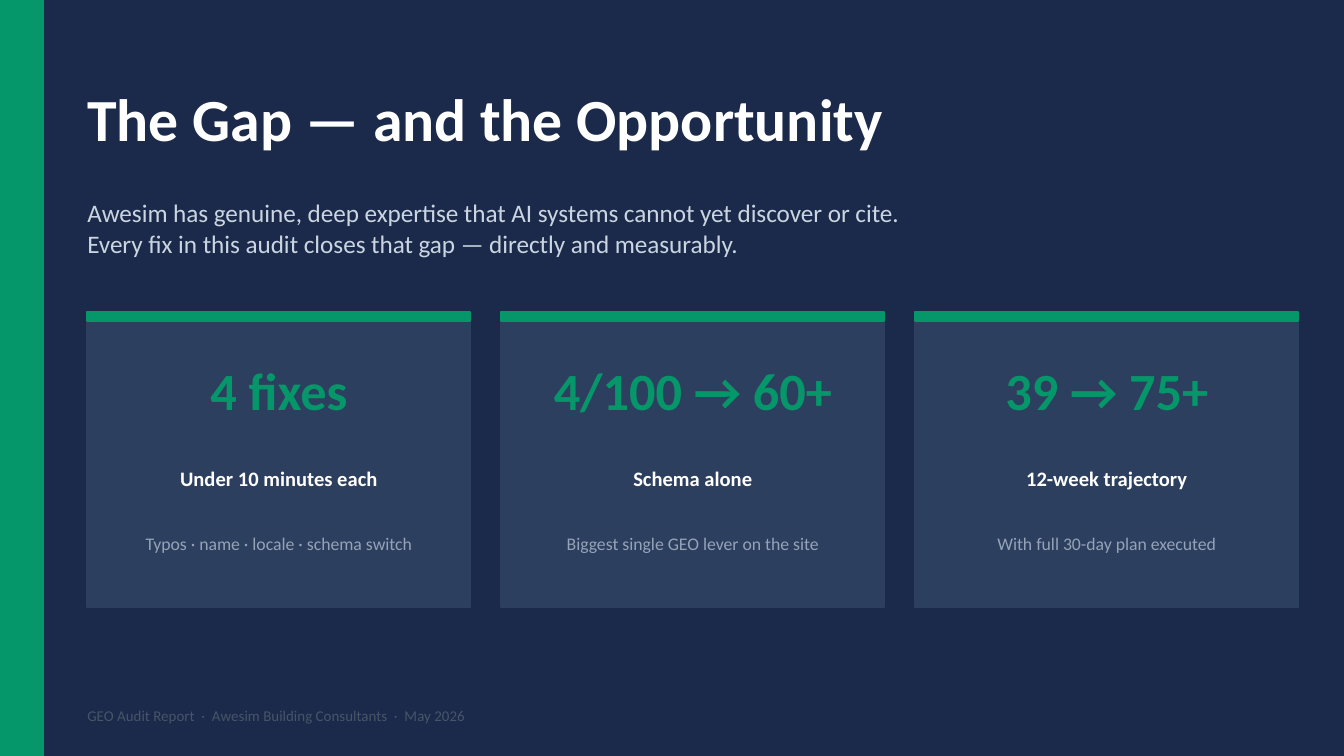
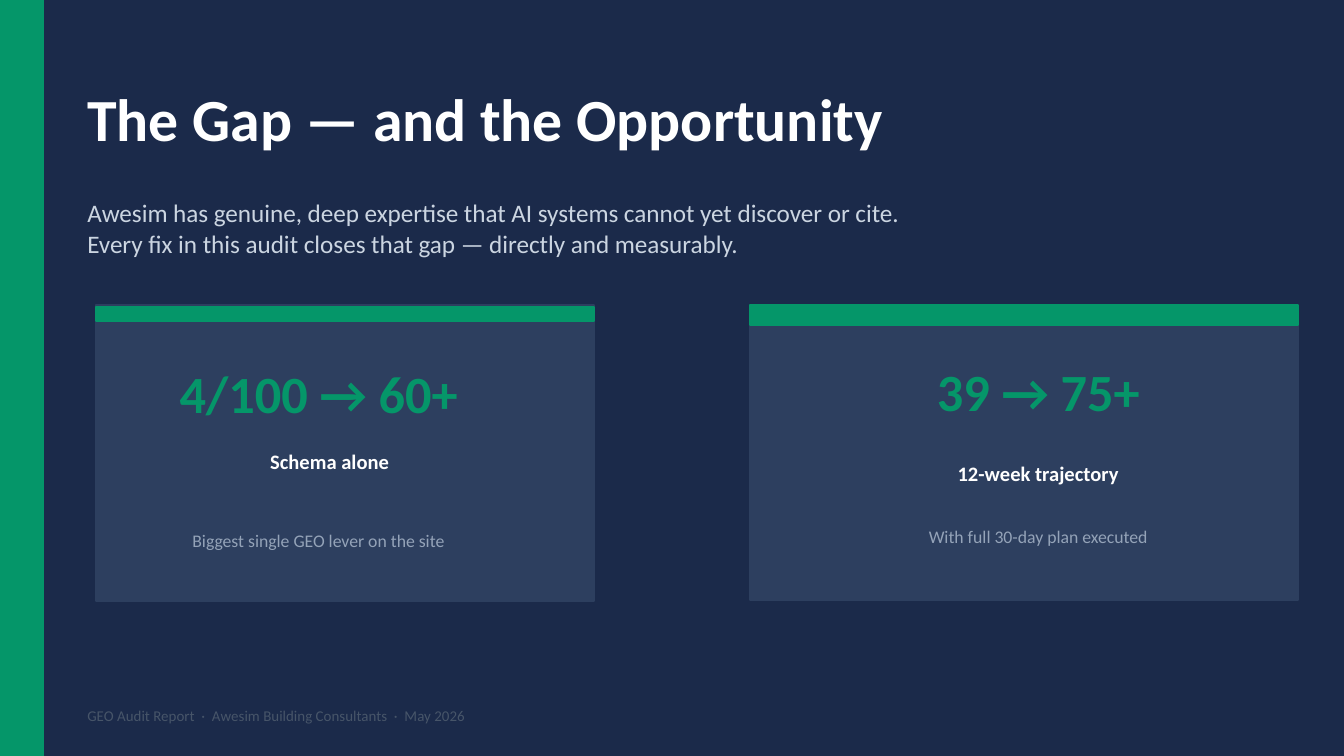
Before and after one commit to hsim334/GEO-clean, a slide deck: slide 10 of awesim-geo-audit.pptx. Drawn at 1344x756 pixels with LibreOffice and Linux fonts; fonts in the diff are those of the drawing. Boxes give left, top, right and bottom in pixels: in the first picture for what was removed or moved away, otherwise in the second. Text is boxed around its words. In the diff, an @@ line names an element or a change of style, - is before the commit and + after.

```diff
--- a/awesim-geo-audit.pptx
+++ b/awesim-geo-audit.pptx
@@ rectangle removed at [87, 312, 470, 607] @@
@@ rectangle removed at [87, 312, 470, 321] @@
@@ rectangle: place and size @@
-rectangle at [501, 312, 884, 607]
+rectangle at [95, 305, 594, 601]
@@ rectangle: place and size @@
-rectangle at [501, 312, 884, 321]
+rectangle at [95, 308, 594, 321]
@@ text "4/100 → 60+": place and size @@
-text "4/100 → 60+" at [554, 373, 832, 412]
+text "4/100 → 60+" at [180, 376, 458, 415]
@@ rectangle: place and size @@
-rectangle at [915, 312, 1298, 607]
+rectangle at [750, 308, 1298, 599]
@@ rectangle: place and size @@
-rectangle at [915, 312, 1298, 321]
+rectangle at [750, 305, 1298, 325]
@@ text "39 → 75+": place and size @@
-text "39 → 75+" at [1005, 376, 1208, 410]
+text "39 → 75+" at [937, 377, 1140, 411]
@@ text removed at [210, 373, 348, 410] @@
-4 fixes
@@ text "Schema alone": place and size @@
-text "Schema alone" at [633, 471, 752, 486]
+text "Schema alone" at [270, 454, 389, 469]
@@ text "12-week trajectory": place and size @@
-text "12-week trajectory" at [1026, 471, 1187, 490]
+text "12-week trajectory" at [958, 466, 1118, 485]
@@ text removed at [180, 471, 377, 486] @@
-Under 10 minutes each
@@ text "Biggest single GEO lever on ...": place and size @@
-text "Biggest single GEO lever on ..." at [567, 538, 819, 553]
+text "Biggest single GEO lever on ..." at [192, 535, 445, 550]
@@ text "With full 30-day plan executed": place and size @@
-text "With full 30-day plan executed" at [997, 538, 1216, 553]
+text "With full 30-day plan executed" at [929, 531, 1147, 546]
@@ text removed at [146, 538, 412, 553] @@
-Typos · name · locale · schema switch
```
Also in this commit, not shown: 2 other slides changed, 11 other files.
